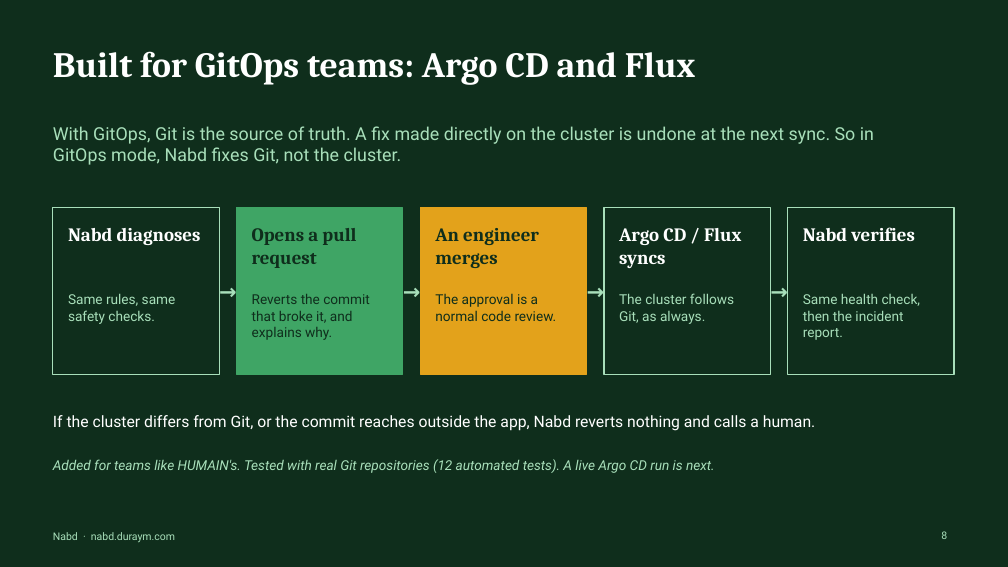
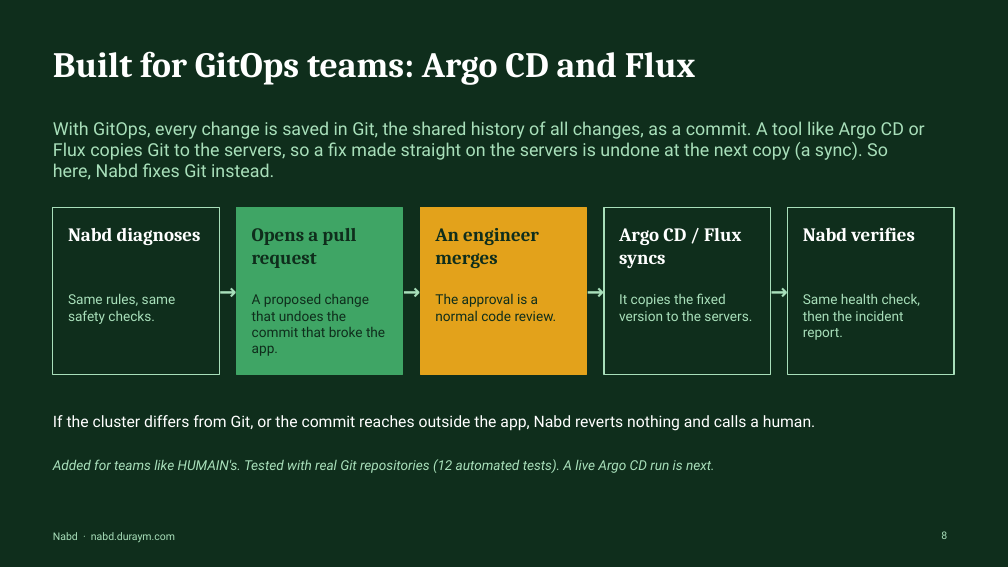
Before and after one commit to moaddreem/k8s-healing-agent, a slide deck: slide 8 of submission/Nabd-deck.pptx. Drawn at 1008x567 pixels with LibreOffice and Linux fonts; fonts in the diff are those of the drawing. Boxes give left, top, right and bottom in pixels: in the first picture for what was removed or moved away, otherwise in the second. Text is boxed around its words. In the diff, an @@ line names an element or a change of style, - is before the commit and + after.

```diff
--- a/submission/Nabd-deck.pptx
+++ b/submission/Nabd-deck.pptx
@@ text at [53,121,925,180]: text changed @@
-With GitOps, Git is the source of truth. A fix made directly on the cluster is undone at the next sync. So in GitOps mode, Nabd fixes Git, not the cluster.
+With GitOps, every change is saved in Git, the shared history of all changes, as a commit. A tool like Argo CD or Flux copies Git to the servers, so a fix made straight on the servers is undone at the next copy (a sync). So here, Nabd fixes Git instead.
@@ text at [252,294,385,356]: text changed @@
-Reverts the commit that broke it, and explains why.
+A proposed change that undoes the commit that broke the app.
@@ text at [619,293,752,321]: text changed @@
-The cluster follows Git, as always.
+It copies the fixed version to the servers.
```
Also in this commit, not shown: 5 other slides changed, 2 other files.
